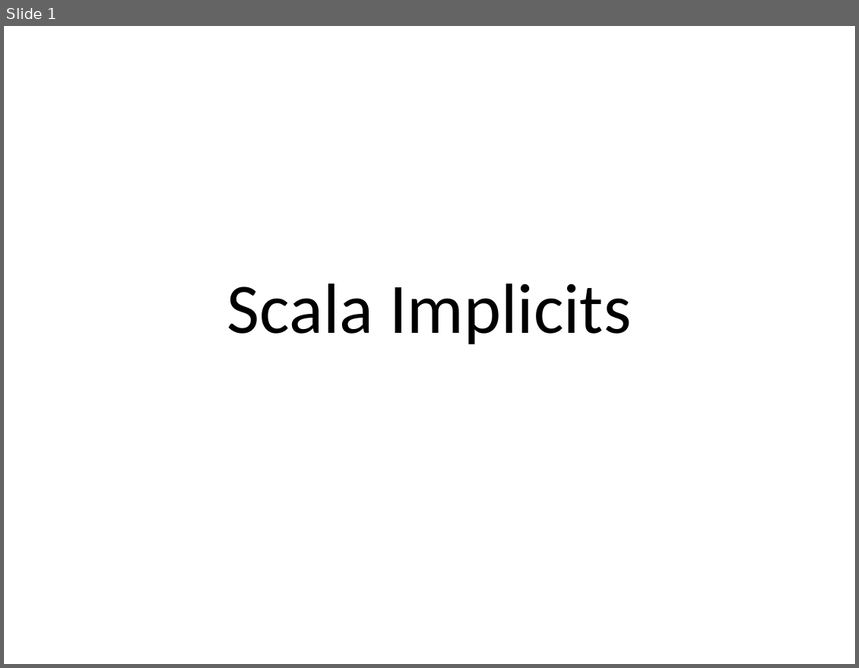
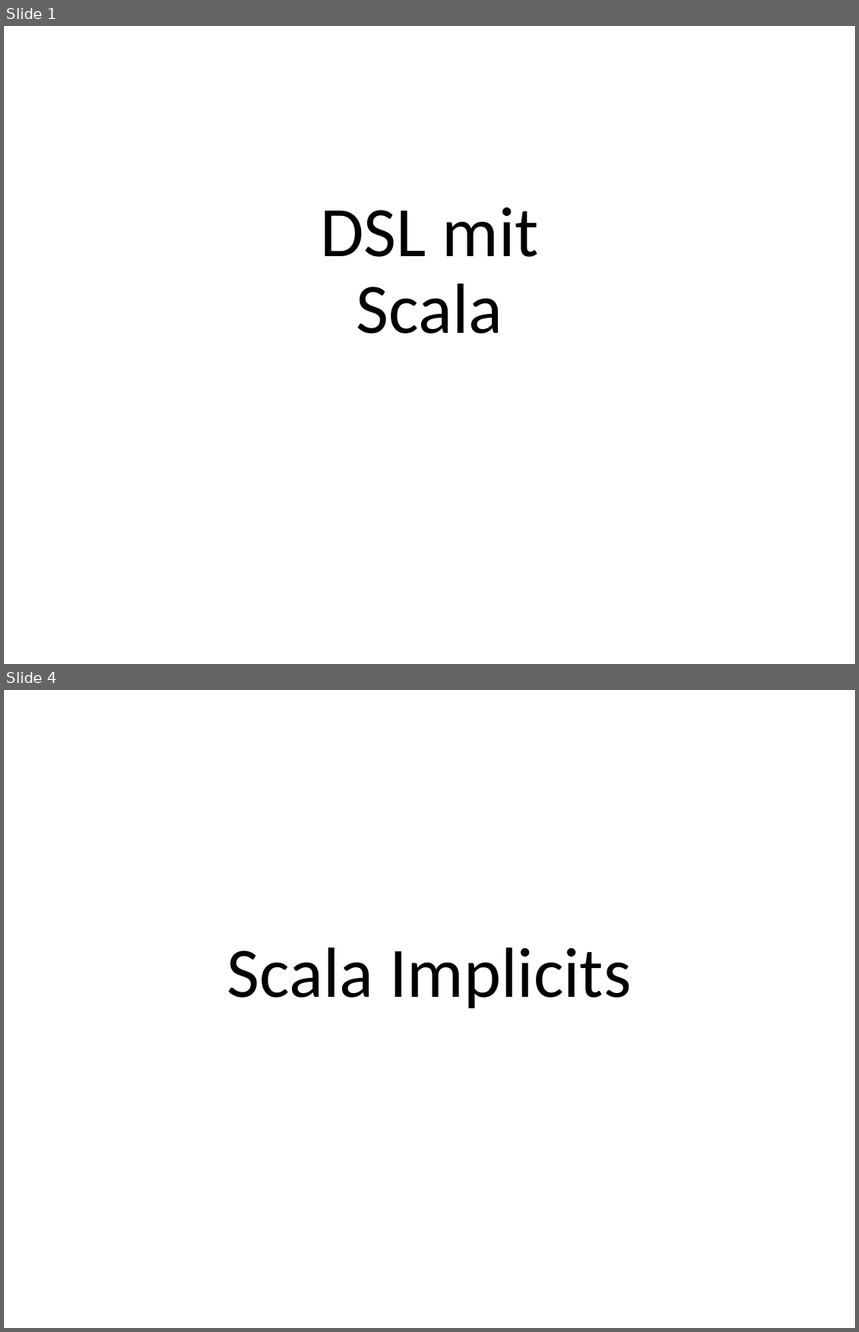
Before and after one commit to blackravendb/ScalaCPLEX, a slide deck: Scala Implicits.pptx. Shown one above the other, each under a label of ours: slide 1 before the commit, slides 1 and 4 after it; the slides between them are not shown. The pictures are 859x668 and 859x1332 pixels, drawn with LibreOffice and Linux fonts; fonts in the diff are those of the drawing. Boxes give left, top, right and bottom in pixels: in the first picture for what was removed or moved away, otherwise in the second. Text is boxed around its words. In the diff, an @@ line names an element or a change of style, - is before the commit and + after.

Commit message:
Update OilScala

```diff
--- a/Scala Implicits.pptx
+++ b/Scala Implicits.pptx
@@ slide 1 added at bbox=[4, 26, 855, 664], background #FFFFFF @@
@@ title added at bbox=[320, 207, 539, 334], 60 pt, text #000000 @@
+DSL mit
+Scala
@@ what was slide 1 is now slide 4 @@
```
Also in this commit, not shown: 2 other slides added, 6 other files.
